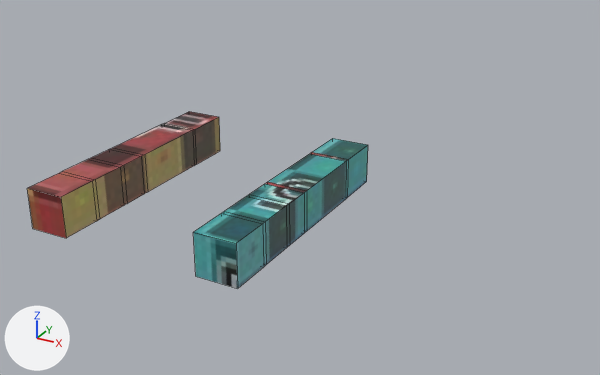
What one commit did to the Blender file Assets/Models/Player/Player Arms.blend.
Both versions are drawn from a camera (50 mm lens) standing at (3.09, -5.03, 2.28) and looking at (0.56, -0.43, -0.02). Lighting does not change. The marker at lower left points along +X, +Y and +Z. Mesh edges are drawn as thin lines.
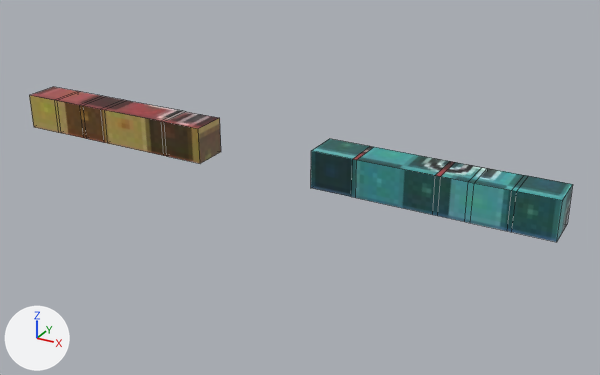
Changed parts and their boxes [x1, y1, x2, y2] in the pictures (600 x 375 px; the box of a moved part takes in the faces that stretch with it):
'Cube', reshaped (59% wider, 13% shorter)
    before: [27, 111, 368, 289]
    after: [29, 87, 573, 242]
part 1 of me_cube_007, moved or reshaped
    before: [193, 138, 368, 289]
    after: [311, 139, 573, 242]
part 2 of me_cube_007, moved or reshaped
    before: [27, 111, 220, 238]
    after: [29, 87, 221, 164]

Diff of the bpy script that builds the scene:
```diff
--- a/Assets/Models/Player/Player Arms.blend.py
+++ b/Assets/Models/Player/Player Arms.blend.py
@@ me_cube_007 @@
 me_cube_007.from_pydata(...)  # 80 vertices, 76 faces; spans x -1.74..1.78, y -3.57..0.34, z -2.1..-1.46
 # used by ob_cube; location = (0.0, 0.0, 0.8); scale = (0.45, 0.45, 0.45)
+# me_cube_007 part 1: the loose piece of 40 vertices spanning x 1.14..1.78, y -3.57..0.34, z -2.1..-1.46 is turned 90 degrees about the z axis through its middle, then moved by (1.6, 1.6, 0.0)
+# me_cube_007 part 2: the loose piece of 40 vertices spanning x -1.74..-1.1, y -3.57..0.34, z -2.1..-1.46 is turned -90 degrees about the z axis through its middle, then moved by (-1.6, 1.6, 0.0)
 me_cube_007.materials.append(mat_material)
```
